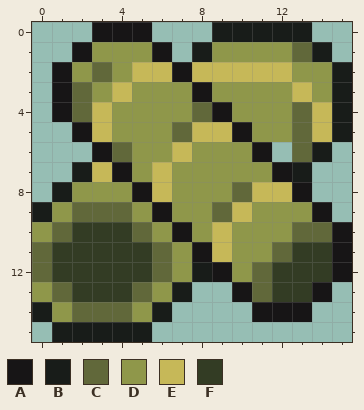
File history of a pixel-art sprite, graphics/Misc/BambooPile.png. The picture above is the old version.
The file is 16x16 pixels.
Palette (. is transparent): A #171516  B #181c19  C #61683a  D #8f974a  E #c6b858  F #333c24
Pixels before, first column x 0:
 0 ...AAA...BBBBB..
 1 ..ADDDA.BDDDDCB.
 2 .ADCDEEAEEEEEDDB
 3 .ACDEDDDADDDDEDB
 4 .ACEDDDDCADDDCEB
 5 ..AEDDDCEEADDCEB
 6 ...ACDDEDDDA.CB.
 7 ..BEADEDDDDDAB..
 8 .BDDDAEDDDCEEA..
 9 BDCCCDADDCEDDDA.
10 DCFFFCDADEDDDCCA
11 CFFFFFCDAEDDCFFA
12 CFFFFFCDBADCFFFA
13 DCFFFCDB..ACFFA.
14 BDCCCDB....AAA..
15 .BBBBB..........
Once edited:
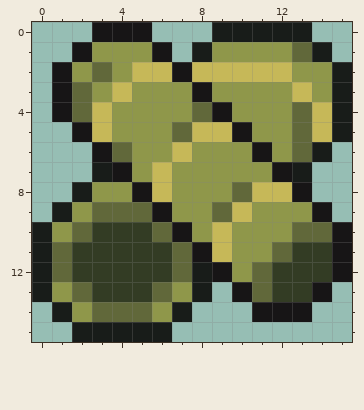
The exact change:
Changed rows in their new state; - is an unchanged pixel.
first column x 0:
 6 ------------D
 7 --.B---------
 8 -.B----------
 9 .BD--C-------
10 BDC--FC------
11 BC----FC-----
12 BC----FC-----
13 BDC--FCDB----
14 .BD--CDB-----
15 -.----B------
